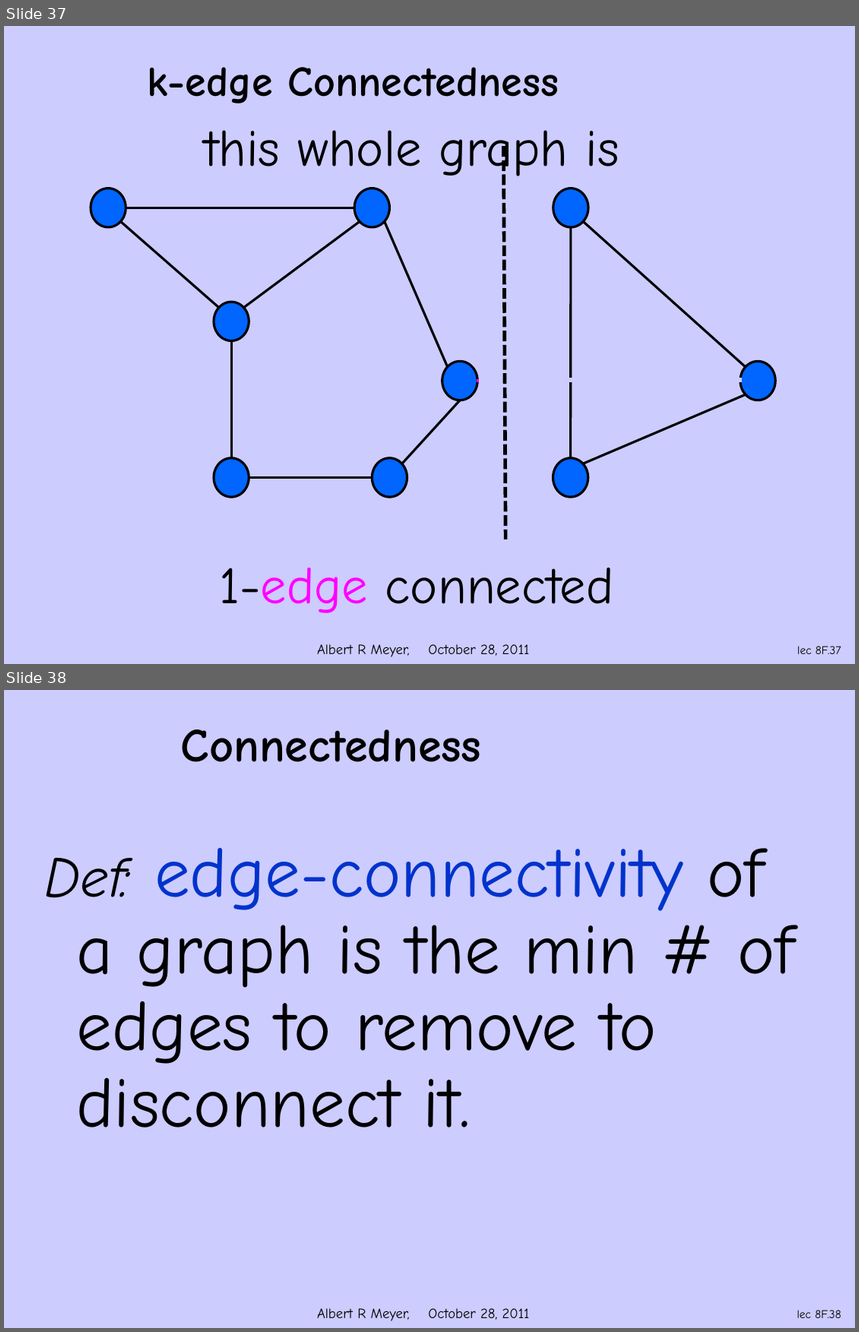
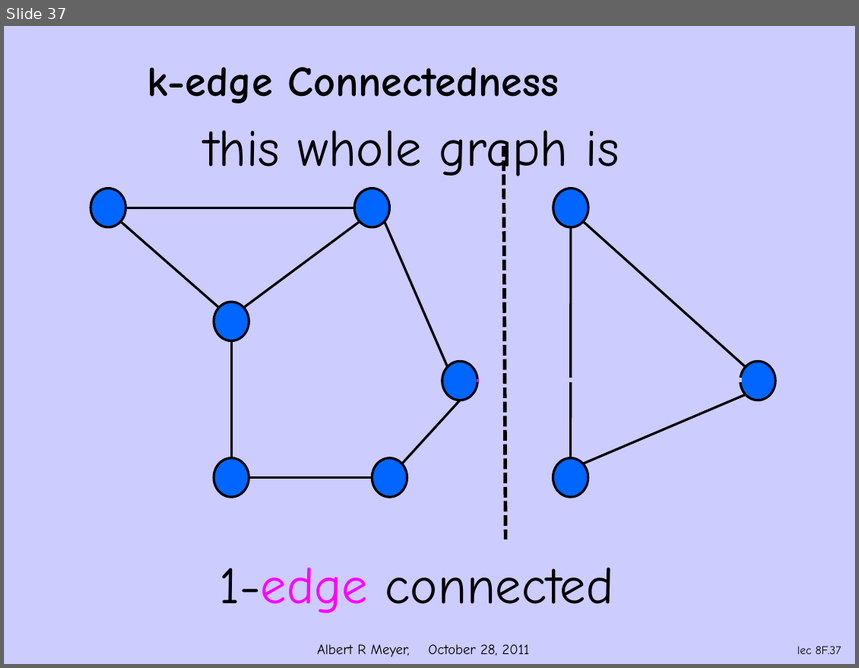
Before and after one commit to armeyer/mcs_web, a slide deck: fall11/slidesF11/slides8f.pptx. Shown one above the other, each under a label of ours: slides 37 and 38 before the commit, slide 37 after it. The pictures are 859x1332 and 859x668 pixels, drawn with LibreOffice and Linux fonts; fonts in the diff are those of the drawing; background and template pictures are left out. Boxes give left, top, right and bottom in pixels: in the first picture for what was removed or moved away, otherwise in the second. Text is boxed around its words. In the diff, an @@ line names an element or a change of style, - is before the commit and + after.

```diff
--- a/fall11/slidesF11/slides8f.pptx
+++ b/fall11/slidesF11/slides8f.pptx
@@ slide 38 removed at [4,690,855,1328], background #CCCCFF; not listed: 1 template element that a slide beside it also shows @@
@@ title removed at [181,730,482,762] @@
-Connectedness
@@ text removed at [44,848,795,1128] @@
-Def: edge-connectivity of a graph is the min # of edges to remove to disconnect it.
@@ page number removed at [797,1310,841,1319] @@
-lec 8F.38
```
Also in this commit, not shown: 1 slide changed, 13 other slides removed, 10 other files.
